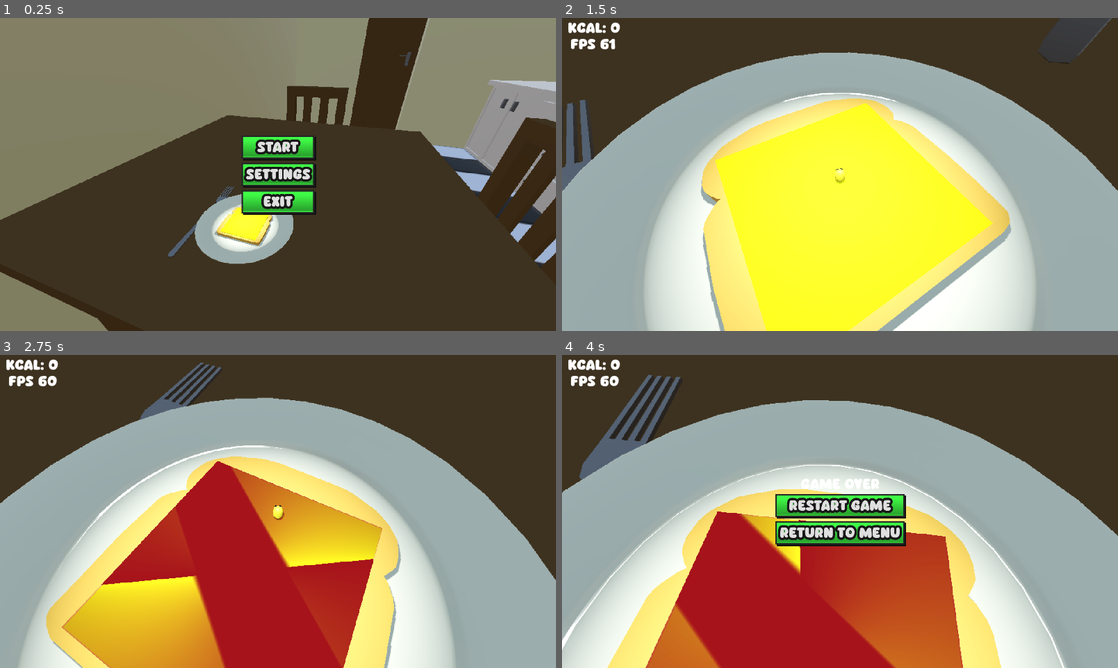
Above: before the commit, frames 1-4 (two rows, left to right).
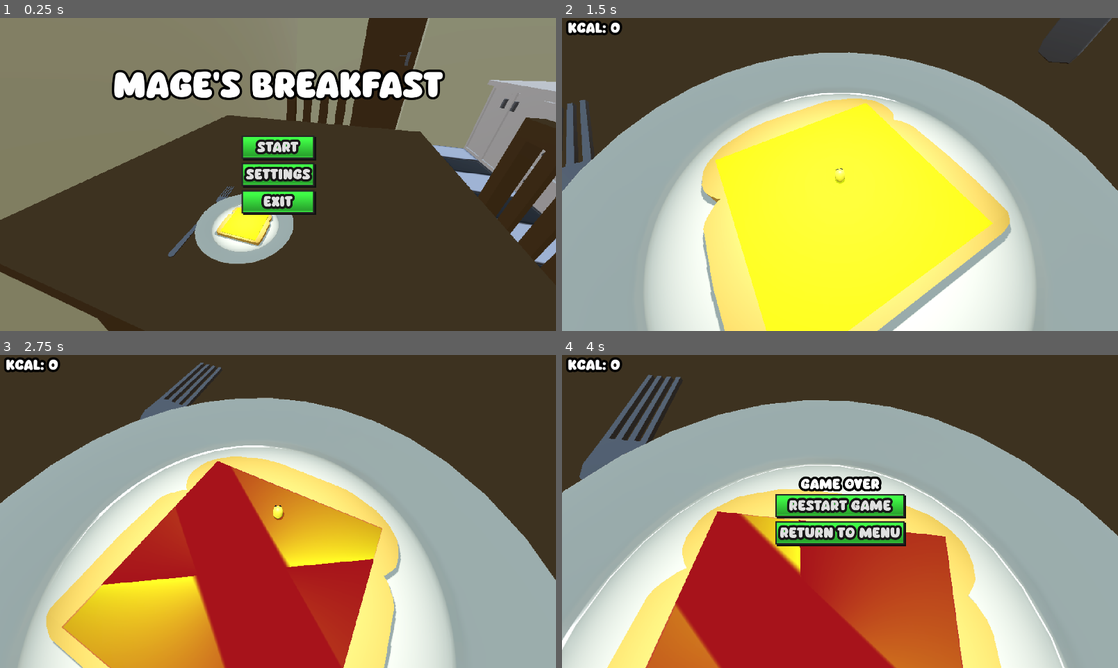
Above: after the commit, the same moments.

Repository: wolfthewizard/mages-breakfast
Game: Godot game, scene res://scenes/environments/menu/menu.tscn
Same seed, same stepped clock (60 frames per second), same inputs: the game is played once before the commit and once after it.
Inputs (mouse positions are in pixels of both pictures, inside the frame that each line leads up to):
- Up to frame 1 (0.25 s): no input
- Up to frame 2 (1.5 s): click "Start" at 0.5 s; move the mouse to (867, 174) at 1.27 s; hold W (up) from 1.28 s (still down)
- Up to frame 3 (2.75 s): keep holding W (up); tap Space (jump) at 1.52, 2.27 s; move the mouse to (250, 511) at 2.02 s
- Up to frame 4 (4 s): keep holding W (up); move the mouse to (851, 505) at 2.77 s; move the mouse to (834, 517) at 3.52 s; tap Space (jump) at 3.77 s

The runs differ from the first frame. In frame 1, 5.0% of the frame differs, in the area x 20-81%, y 16-27%; in frame 2, 0.4%; in frame 3, 0.5%; in frame 4, 0.8%.

Commit message:
added title and removed fps counter

Diff:
--- a/Mage's Breakfast/assets/ui/main_theme.tres
+++ b/Mage's Breakfast/assets/ui/main_theme.tres
@@ -23,4 +23,6 @@
 Button/font_sizes/font_size = 48
 Button/styles/hover = SubResource("StyleBoxTexture_ed5vq")
 Button/styles/normal = SubResource("StyleBoxTexture_0i68o")
+Label/colors/font_outline_color = Color(0, 0, 0, 1)
+Label/constants/outline_size = 32
 Label/font_sizes/font_size = 48
--- a/Mage's Breakfast/scenes/gui/score_display/score_display.gd
+++ b/Mage's Breakfast/scenes/gui/score_display/score_display.gd
@@ -10,10 +10,6 @@
 	EventBus.butter_height_changed.connect(score_from_butter_height)
 
 
-func _process(_delta):
-	$Label2.text = "FPS " + str(Engine.get_frames_per_second())
-
-
 func score_from_butter_height(h: float):
 	var volume = h * BUTTER_SIZE * BUTTER_SIZE
 	var kcal = volume * KCAL_PER_M3
--- a/Mage's Breakfast/scenes/gui/score_display/score_display.tscn
+++ b/Mage's Breakfast/scenes/gui/score_display/score_display.tscn
@@ -16,10 +16,3 @@
 offset_right = 40.0
 offset_bottom = 50.0
 text = "kcal: 0"
-
-[node name="Label2" type="Label" parent="."]
-layout_mode = 0
-offset_left = 9.0
-offset_top = 56.0
-offset_right = 49.0
-offset_bottom = 106.0
--- a/Mage's Breakfast/scenes/gui/start/start.tscn
+++ b/Mage's Breakfast/scenes/gui/start/start.tscn
@@ -11,6 +11,17 @@
 grow_horizontal = 2
 grow_vertical = 2
 script = ExtResource("1_dpov4")
+
+[node name="Title" type="Label" parent="."]
+layout_mode = 1
+anchors_preset = 10
+anchor_right = 1.0
+offset_top = 171.0
+offset_bottom = 385.0
+grow_horizontal = 2
+theme_override_font_sizes/font_size = 120
+text = "Mage's breakfast"
+horizontal_alignment = 1
 
 [node name="CenterContainer" type="CenterContainer" parent="."]
 layout_mode = 1
